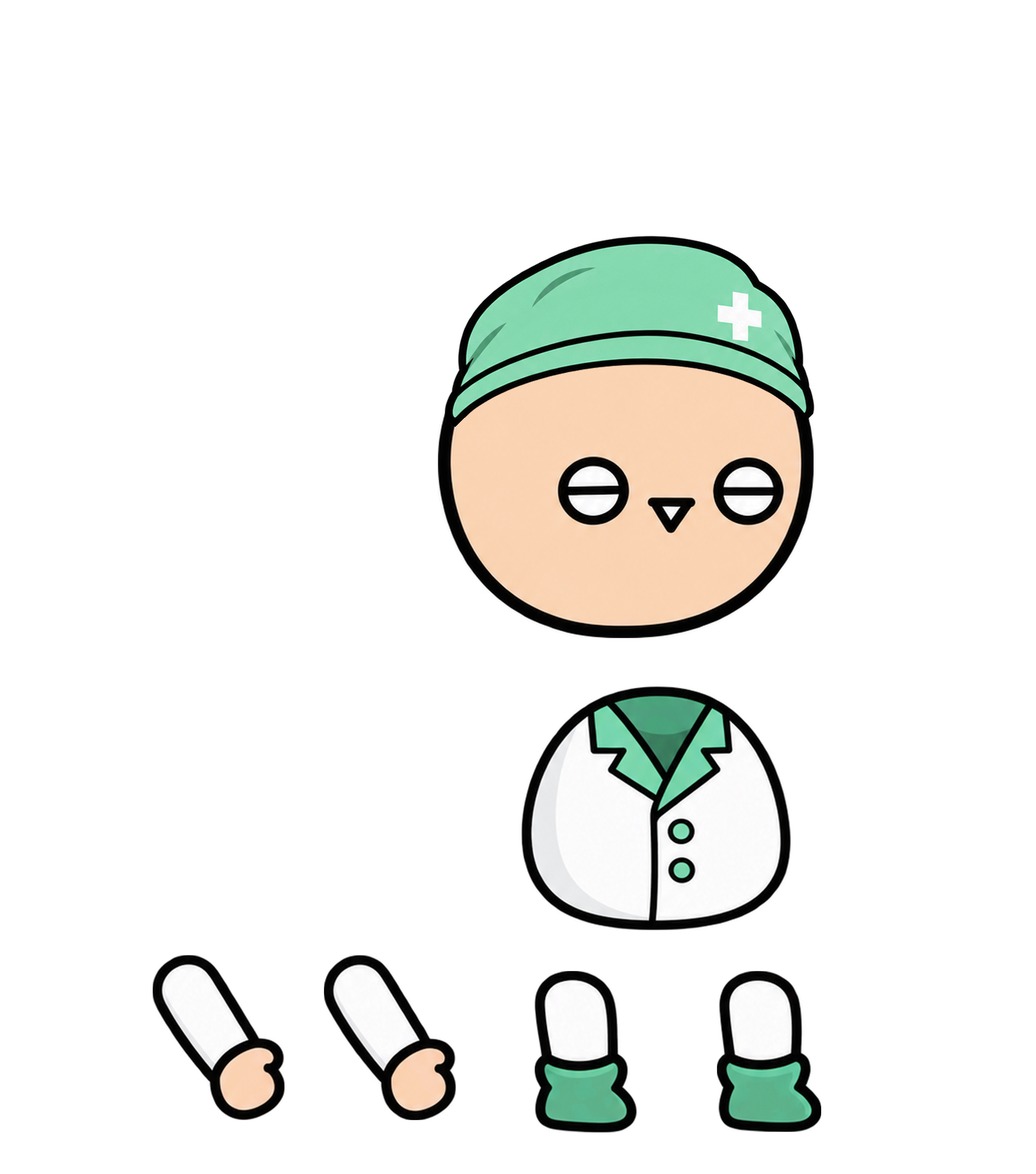
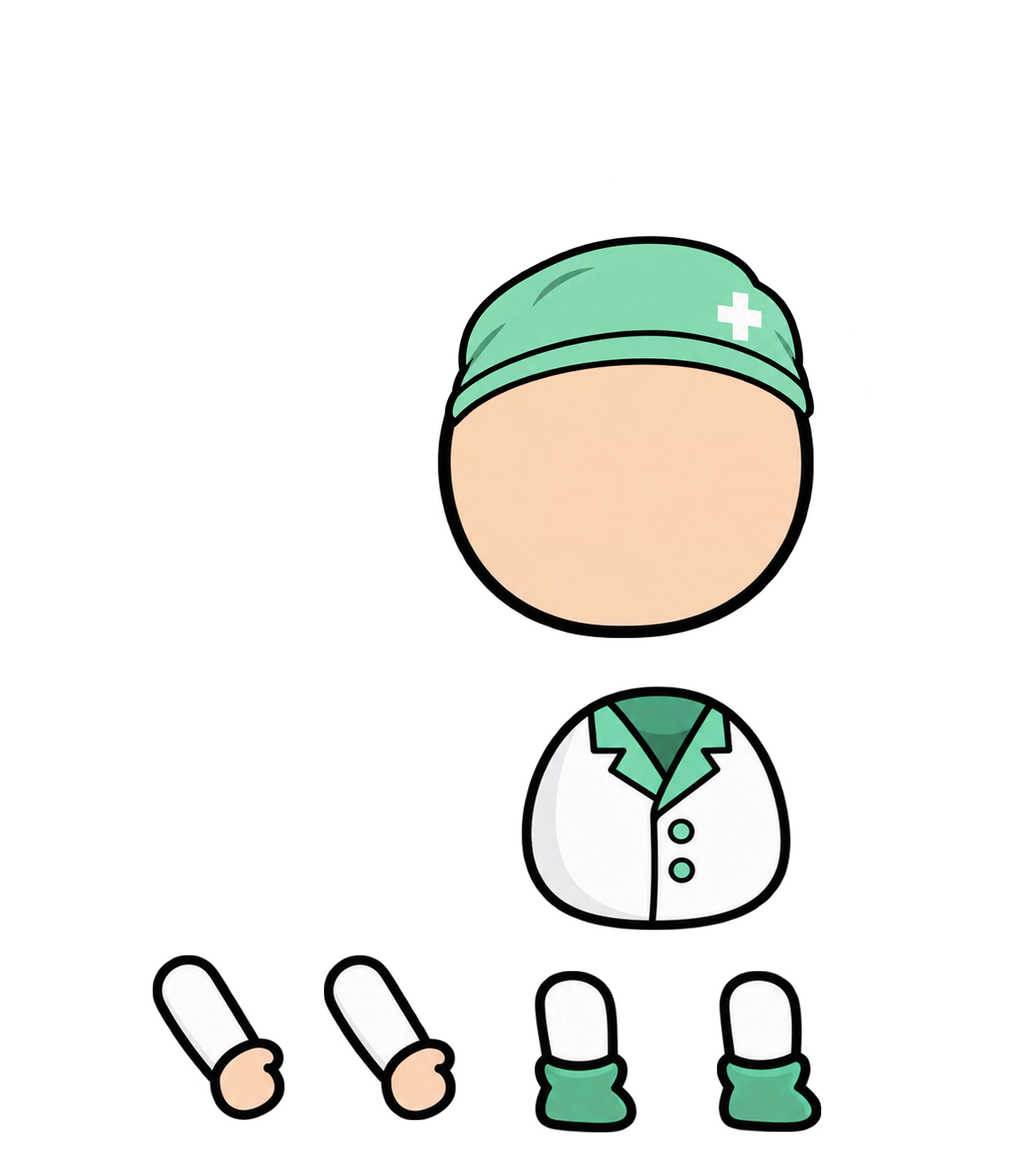
Two versions of the same layered image (w=1036, h=1174). Layer-by-layer changes:
painted on "머리" over [left=549, top=442, right=801, bottom=553]
